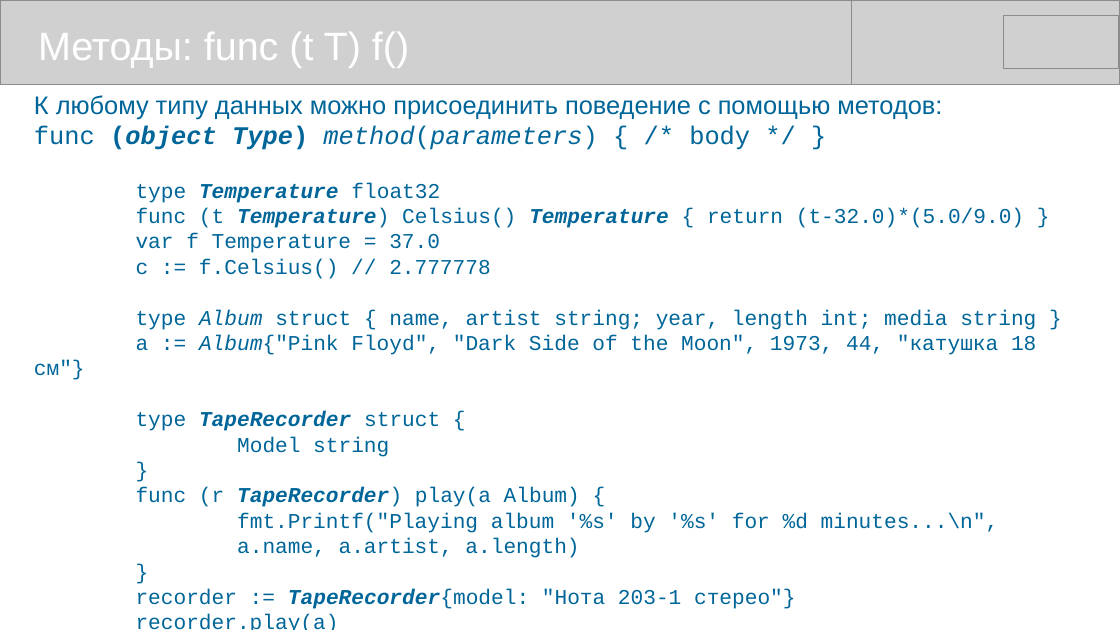
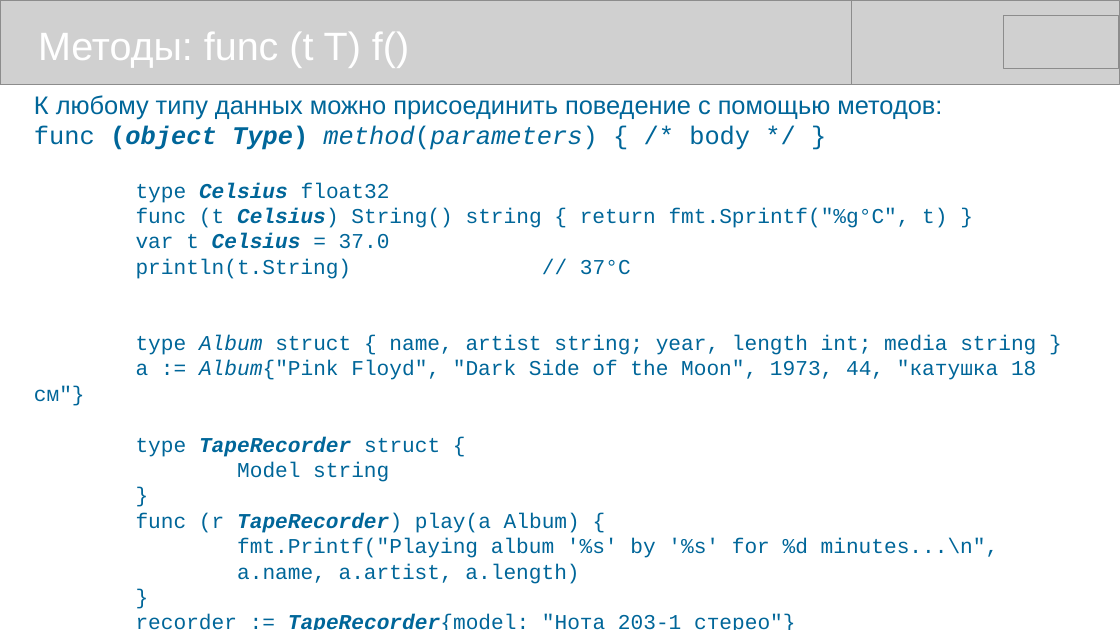
Before and after one commit to mike-shock/Go_language, a slide deck: slide 23 of Go_Preview.odp (slide 25 before the commit). Drawn at 1120x630 pixels with LibreOffice and Linux fonts; fonts in the diff are those of the drawing; grey boxes stand for pictures. Boxes give left, top, right and bottom in pixels: in the first picture for what was removed or moved away, otherwise in the second. Text is boxed around its words. In the diff, an @@ line names an element or a change of style, - is before the commit and + after.

```diff
--- a/Go_Preview.odp
+++ b/Go_Preview.odp
@@ text at box(136, 183, 947, 279): text changed @@
-type Temperature float32
-func (t Temperature) Celsius() Temperature { return (t-32.0)*(5.0/9.0) }
-var f Temperature = 37.0
-c := f.Celsius() // 2.777778
+type Celsius float32
+func (t Celsius) String() string { return fmt.Sprintf("%g°C", t) }
+var t Celsius = 37.0
+println(t.String) // 37°C
```
Also in this commit, not shown: 10 other slides changed, 5 slides removed, 1 other file.
